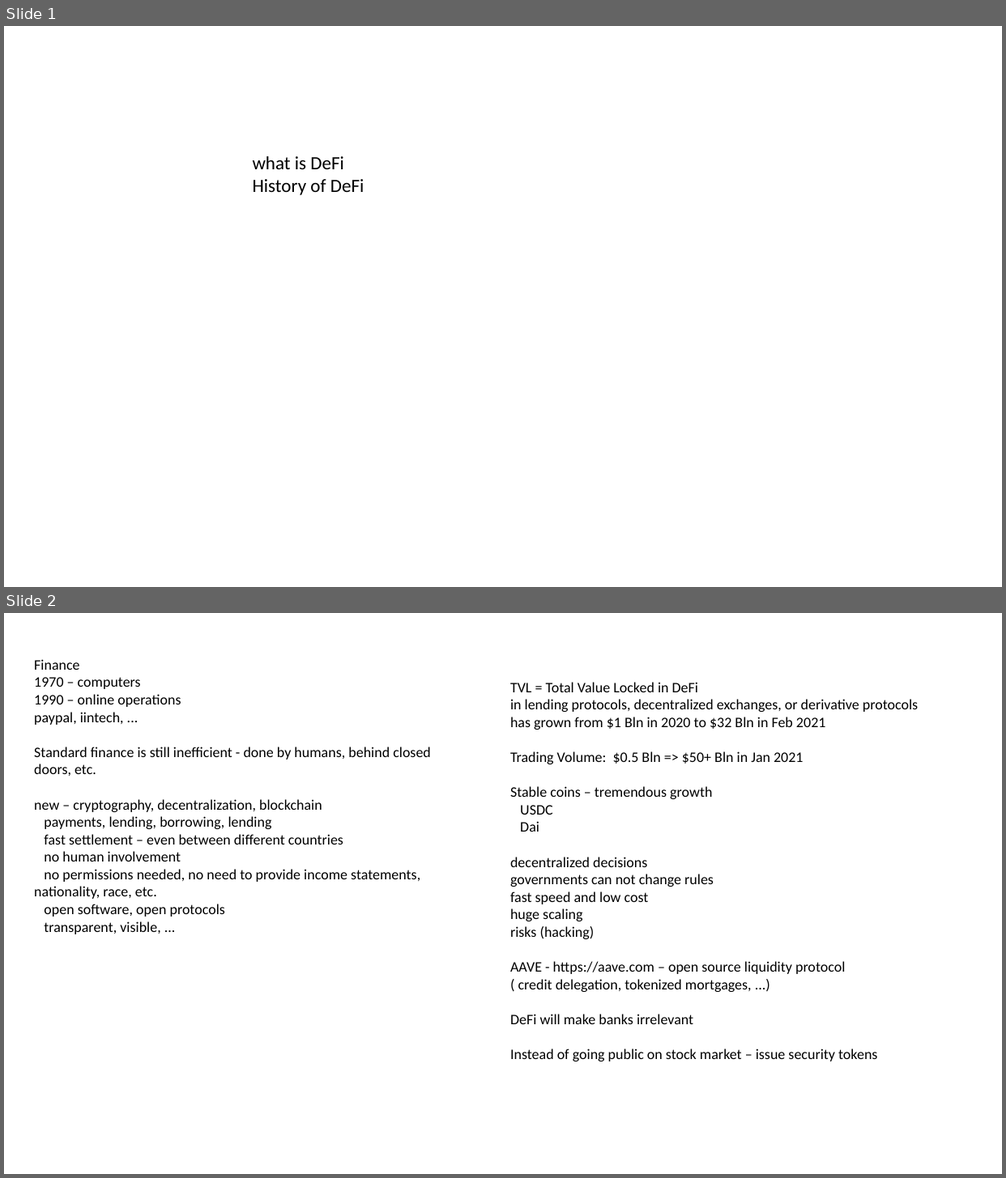
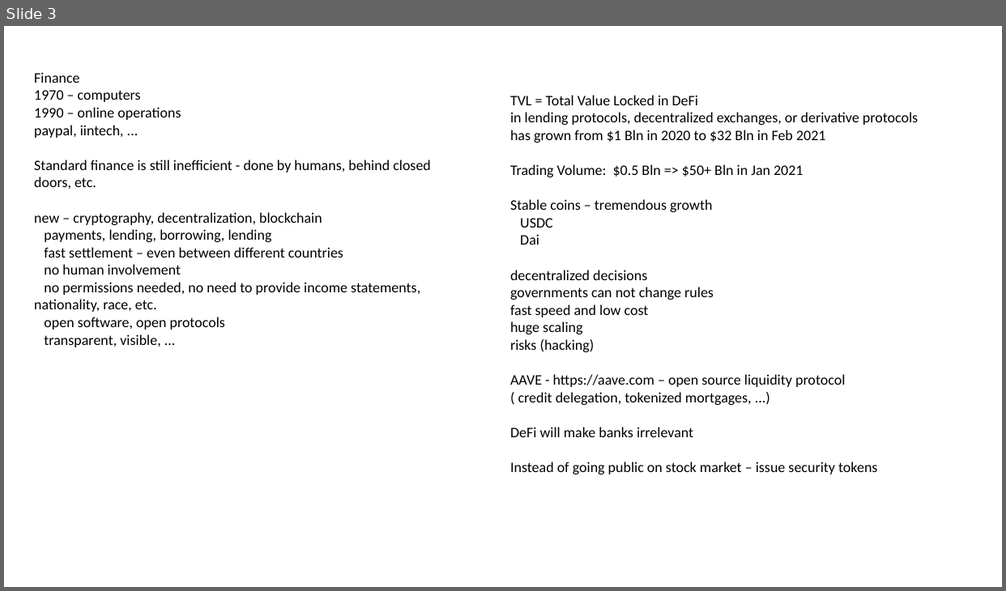
Before and after one commit to lselector/crypto, a slide deck: crypto_09_defi.pptx. Shown one above the other, each under a label of ours: slides 1 and 2 before the commit, slide 3 after it. The pictures are 1006x1178 and 1006x591 pixels, drawn with LibreOffice and Linux fonts; fonts in the diff are those of the drawing. Boxes give left, top, right and bottom in pixels: in the first picture for what was removed or moved away, otherwise in the second. Text is boxed around its words. In the diff, an @@ line names an element or a change of style, - is before the commit and + after.

```diff
--- a/crypto_09_defi.pptx
+++ b/crypto_09_defi.pptx
@@ slide 1 removed at box(4, 26, 1002, 587), background #FFFFFF @@
@@ text removed at box(253, 156, 364, 195) @@
-what is DeFi
-History of DeFi
@@ what was slide 2 is now slide 3 @@
```
Also in this commit, not shown: 2 slides added, 5 other files.
